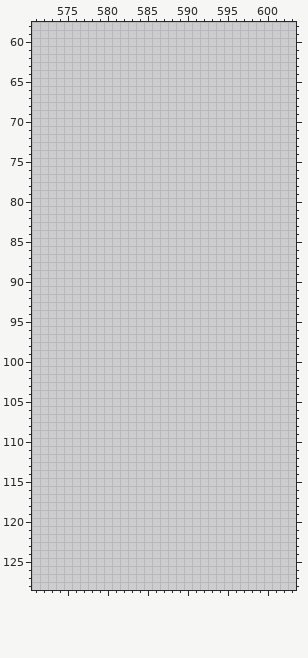
Pixel-art file: Assets/Sprites/UI_Paper.aseprite. Above, as it was before the edit.
640x352 pixels, 1 frame. Colours within 5 levels of each other are drawn and written as one. Shown: x 571..603, y 58..128.
Palette (. is transparent): 
Once edited:
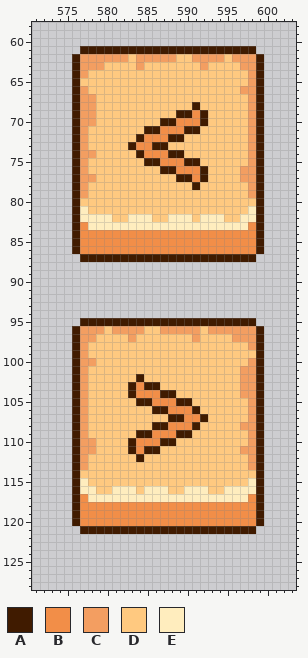
Colours new in this view: A #401b00  B #f28e48  C #f39e61  D #ffc980  E #ffedbe
What changed:
Changed rows in their new state; - is an unchanged pixel.
Layer "UI":
first column x 576:
 61 -AAAAAAAAAAAAAAAAAAAAAA-
 62 ACCCCCCDCCCCCDDCCCCDCCCA
 63 ACCCDDDDCDDDDDDDCDDDDCCA
 64 ACDDDDDDDDDDDDDDDDDDDDCA
 65 ADDDDDDDDDDDDDDDDDDDDDCA
 66 ACDDDDDDDDDDDDDDDDDDDCCA
 67 ACCDDDDDDDDDDDDDDDDDDDCA
 68 ACCDDDDDDDDDDDDADDDDDDCA
 69 ACCDDDDDDDDDDAABADDDDDCA
 70 ACCDDDDDDDDAABBBADDDDDCA
 71 ACDDDDDDDAABBBAADDDDDDCA
 72 ACDDDDDDABBBAADDDDDDDDCA
 73 ACDDDDDABBAADDDDDDDDDDCA
 74 ACCDDDDDABBBAADDDDDDDDCA
 75 ACDDDDDDDAABBBAADDDDDDCA
 76 ACDDDDDDDDDAABBBADDDDCCA
 77 ACCDDDDDDDDDDAABADDDDCCA
 78 ACDDDDDDDDDDDDDADDDDDDCA
 79 ACDDDDDDDDDDDDDDDDDDDDCA
 80 ADDDDDDDDDDDDDDDDDDDDDDA
 81 AEDDDDDDDDDDDDDDDDDDDDEA
 82 AEEEEDDEEEDDEEEDEEEDDEEA
 83 ABEEEEEEEEEEEEEEEEEEEEBA
 84 ABBBBBBBBBBBBBBBBBBBBBBA
 85 ABBBBBBBBBBBBBBBBBBBBBBA
 86 ABBBBBBBBBBBBBBBBBBBBBBA
 87 -AAAAAAAAAAAAAAAAAAAAAA-
first column x 576:
 95 -AAAAAAAAAAAAAAAAAAAAAA-
 96 ACCCDCCCCDDCCCCCDCCCCCCA
 97 ACCDDDDCDDDDDDDCDDDDCCCA
 98 ACDDDDDDDDDDDDDDDDDDDDCA
 99 ACDDDDDDDDDDDDDDDDDDDDDA
100 ACCDDDDDDDDDDDDDDDDDDDCA
101 ACDDDDDDDDDDDDDDDDDDDCCA
102 ACDDDDDDADDDDDDDDDDDDCCA
103 ACDDDDDABAADDDDDDDDDDCCA
104 ACDDDDDABBBAADDDDDDDDCCA
105 ACDDDDDDAABBBAADDDDDDDCA
106 ACDDDDDDDDAABBBADDDDDDCA
107 ACDDDDDDDDDDAABBADDDDDCA
108 ACDDDDDDDDAABBBADDDDDCCA
109 ACDDDDDDAABBBAADDDDDDDCA
110 ACCDDDDABBBAADDDDDDDDDCA
111 ACCDDDDABAADDDDDDDDDDCCA
112 ACDDDDDDADDDDDDDDDDDDDCA
113 ACDDDDDDDDDDDDDDDDDDDDCA
114 ADDDDDDDDDDDDDDDDDDDDDDA
115 AEDDDDDDDDDDDDDDDDDDDDEA
116 AEEDDEEEDEEEDDEEEDDEEEEA
117 ABEEEEEEEEEEEEEEEEEEEEBA
118 ABBBBBBBBBBBBBBBBBBBBBBA
119 ABBBBBBBBBBBBBBBBBBBBBBA
120 ABBBBBBBBBBBBBBBBBBBBBBA
121 -AAAAAAAAAAAAAAAAAAAAAA-
Changed places in both pictures, as pixel boxes (x1, y1, x2, y2):
added: (72, 46, 264, 262)
added: (72, 318, 264, 534)
